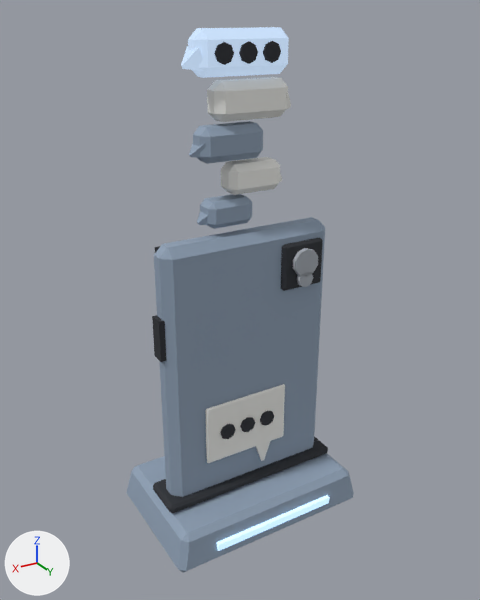
The glTF model public/models/quickreply_p0_4.glb, before and after one commit.
The view is the same before and after, from a camera (50 mm lens) standing at (1.067, 1.779, 1.719) and looking at (0.002, 0.004, 0.832). Every picture has the same lights, and +X, +Y and +Z are marked at lower left. The first picture is the older version. Where no turn or scale is listed for an object, it has been applied to the vertices. Vertices at exactly the same position are counted once.

Objects in the first picture: 'quickreply_p0_4_mesh'.
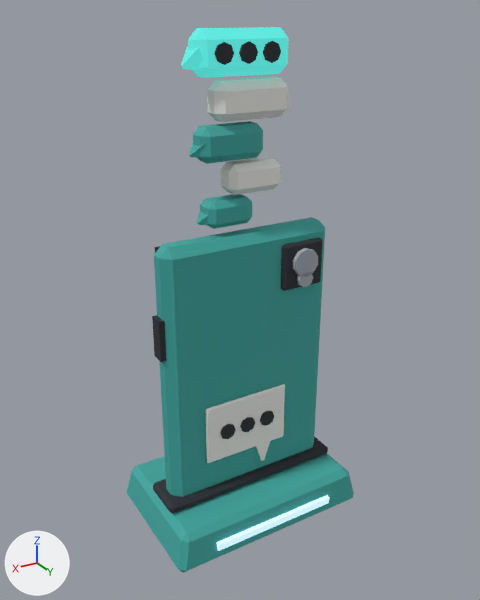
What differs and where, as boxes [x1, y1, x2, y2] in the pictures (480 x 600 px):
part 1 of me_quickreply_p0_4_mesh, recoloured (greyish blue to cyan)
    both: [126, 121, 354, 573]
part 2 of me_quickreply_p0_4_mesh, recoloured (blue to cyan)
    both: [181, 27, 289, 78]

The change, as a list of edits to the scene's bpy script:
```text
Add mat_3fa7a0_r0_85_m0_0_e0_0:
    mat_3fa7a0_r0_85_m0_0_e0_0 = principled_material('#3fa7a0_r0.85_m0.0_e0.0')
    mat_3fa7a0_r0_85_m0_0_e0_0.base_color = (0.0497, 0.386, 0.352)  # cyan #3fa7a0
    mat_3fa7a0_r0_85_m0_0_e0_0.roughness = 0.85
Add mat_3fa7a0_r0_85_m0_0_e1_3:
    mat_3fa7a0_r0_85_m0_0_e1_3 = principled_material('#3fa7a0_r0.85_m0.0_e1.3')
    mat_3fa7a0_r0_85_m0_0_e1_3.base_color = (0.0497, 0.386, 0.352)  # cyan #3fa7a0
    mat_3fa7a0_r0_85_m0_0_e1_3.roughness = 0.85
    mat_3fa7a0_r0_85_m0_0_e1_3.emission_color = (0.0646, 0.502, 0.457)  # cyan #48bcb4
    mat_3fa7a0_r0_85_m0_0_e1_3.emission_strength = 1.0
Change me_quickreply_p0_4_mesh:
    where me_quickreply_p0_4_mesh.from_pydata(...)  # 492 vertices, 848 faces; spans x -0.38..0.38, y -0.25..0.25, z 0.0..1.68
    used by ob_quickreply_p0_4_mesh; location = (0.0, 0.0, 0.0)
    me_quickreply_p0_4_mesh part 1: all 200 faces that had it switch from mat_8fa0b4_r0_85_m0_0_e0_0 (greyish blue #8fa0b4) to mat_3fa7a0_r0_85_m0_0_e0_0 (cyan #3fa7a0)
    me_quickreply_p0_4_mesh part 2: all 56 faces that had it switch from mat_8fa0b4_r0_85_m0_0_e1_3 (greyish blue #8fa0b4, glowing blue #a1b4ca) to mat_3fa7a0_r0_85_m0_0_e1_3 (cyan #3fa7a0, glowing cyan #48bcb4)
```
